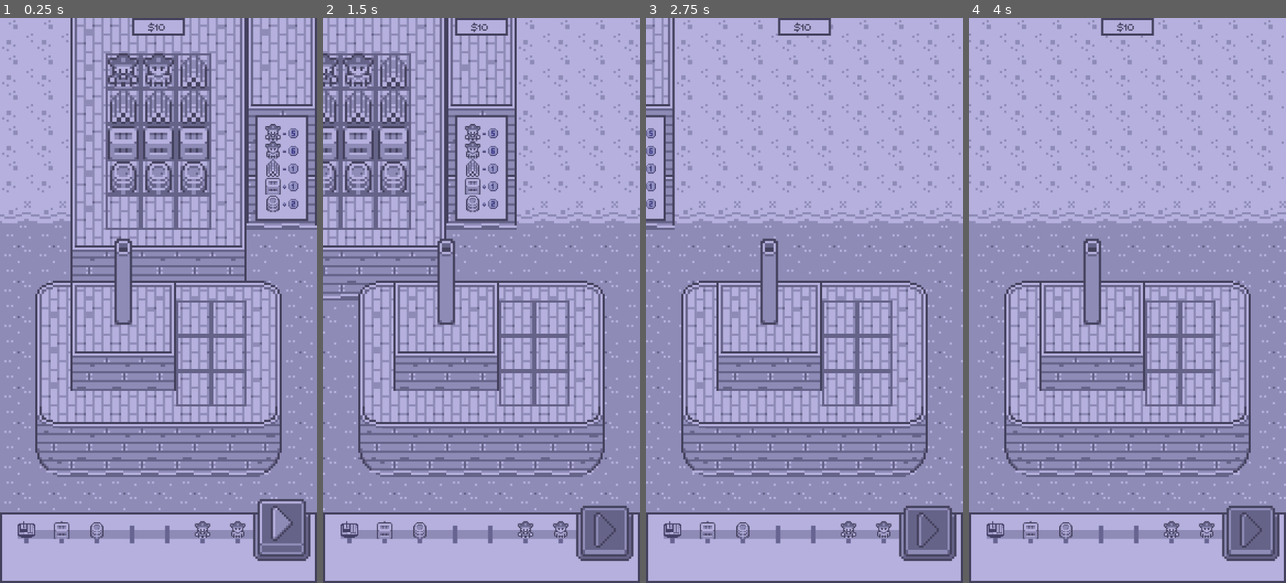
Above: before the commit, frames 1-4 (left to right).
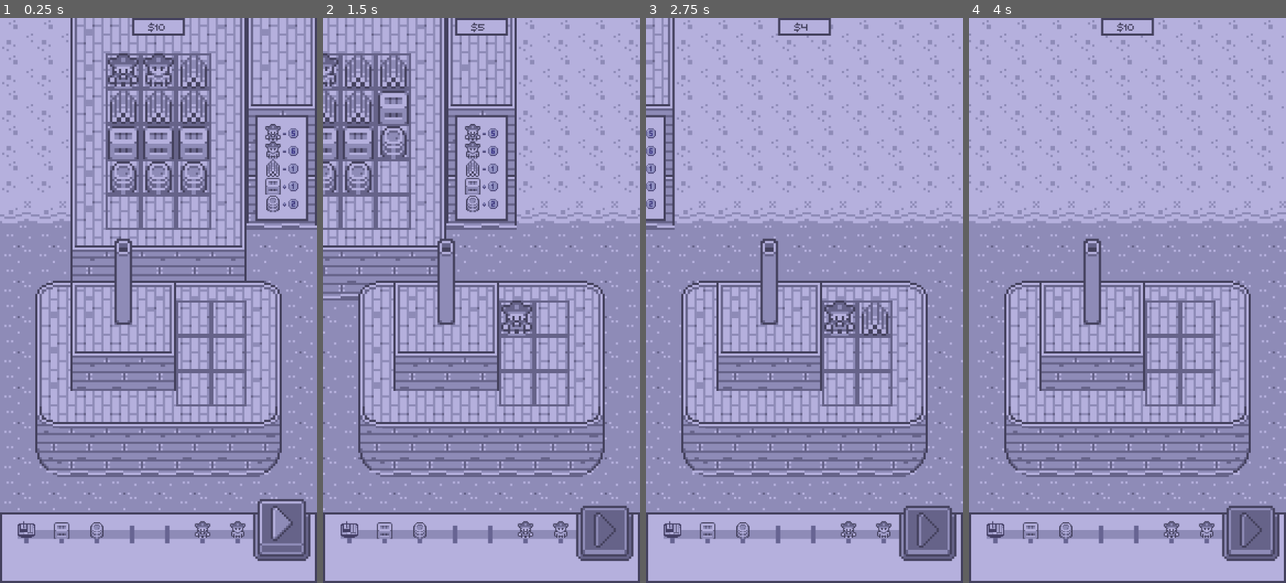
Above: after the commit, the same moments.

Repository: kosinaz/steamboats-of-rogue-river
Game: Godot game, scene res://scenes/world.tscn
Same seed, same stepped clock (60 frames per second), same inputs: the game is played once before the commit and once after it.
Inputs (mouse positions are in pixels of both pictures, inside the frame that each line leads up to):
- Up to frame 1 (0.25 s): no input
- Up to frame 2 (1.5 s): click (605, 532) at 0.5 s; click (354, 68) at 1.25 s
- Up to frame 3 (2.75 s): click (649, 68) at 2.02 s
- Up to frame 4 (4 s): click (1197, 317) at 2.77 s; click (1162, 317) at 3.52 s

The runs differ from the first frame. In frame 1, less than 0.1% of the frame differs, in the area x 19-20%, y 89-90%; in frame 2, 2.0%, in the area x 0-66%, y 1-90%; in frame 3, 0.8%; in frame 4, less than 0.1%.

Commit message:
minor fix

Diff:
--- a/Steamboats of Rogue River/scenes/world.gd
+++ b/Steamboats of Rogue River/scenes/world.gd
@@ -33,13 +33,14 @@
 	$"%BalanceLabel".text = "$" + str(_balance)
 
 func _add_item(name: String, value: int) -> void:
-	var item: Node = load("res://scenes/" + name + ".tscn").instance()
-	_river.add_child(item)
-	item.position.x = abs(value) * 64 + 16
+	if name != "wood":
+		var item: Node = load("res://scenes/" + name + ".tscn").instance()
+		_river.add_child(item)
+		item.position.x = abs(value) * 64 + 16
 	var itembig: Node = load("res://scenes/" + name + "big.tscn").instance()
 	_dock_container.add_child(itembig)
 	# warning-ignore:return_value_discarded
-	itembig.connect("pressed", self, "_on_item_pressed", [item, value])
+	itembig.connect("pressed", self, "_on_item_pressed", [itembig, value])
 
 func _on_item_pressed(item: Node, value: int) -> void:
 	if _dock_container.is_a_parent_of(item):
